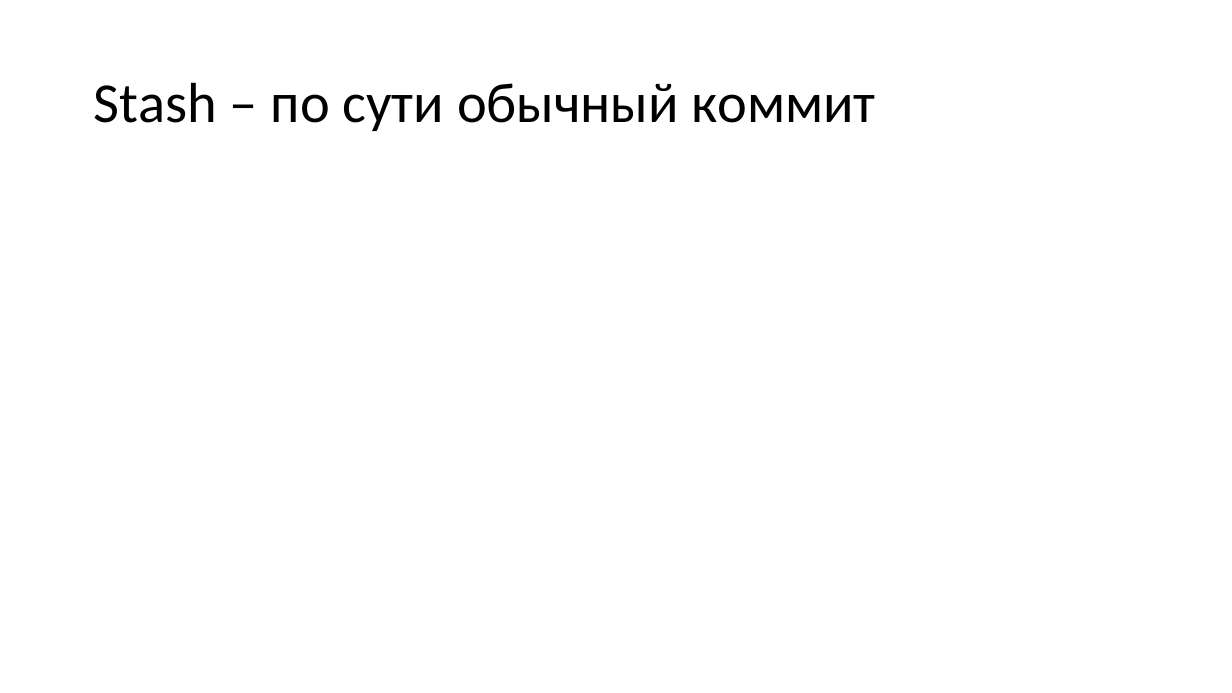
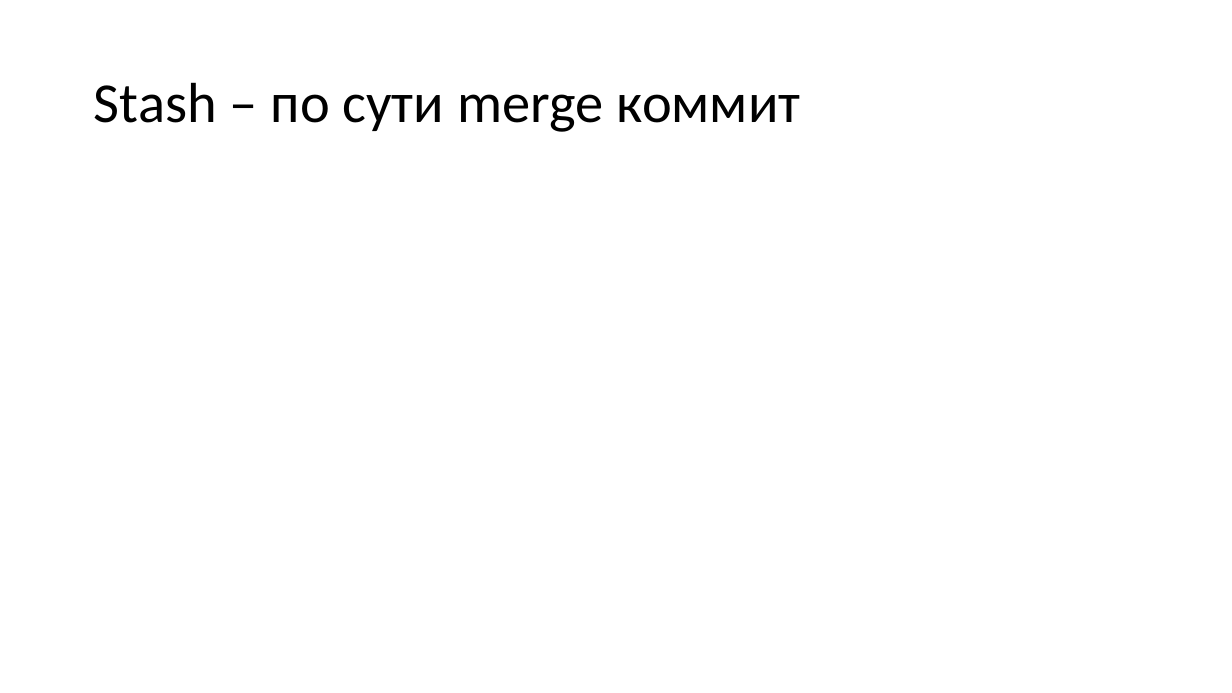
Before and after one commit to dzmitry-varabei/front-end-course, a slide deck: slide 62 of git-commit-code-review/Presentation1.pptx (slide 74 before the commit). Drawn at 1232x693 pixels with LibreOffice and Linux fonts; fonts in the diff are those of the drawing. Boxes give left, top, right and bottom in pixels: in the first picture for what was removed or moved away, otherwise in the second. Text is boxed around its words. In the diff, an @@ line names an element or a change of style, - is before the commit and + after.

```diff
--- a/git-commit-code-review/Presentation1.pptx
+++ b/git-commit-code-review/Presentation1.pptx
@@ title at bbox=[94, 82, 801, 132]: text changed @@
-Stash – по сути обычный коммит
+Stash – по сути merge коммит
```
Also in this commit, not shown: 16 other slides changed, 8 slides removed, 1 other file.
